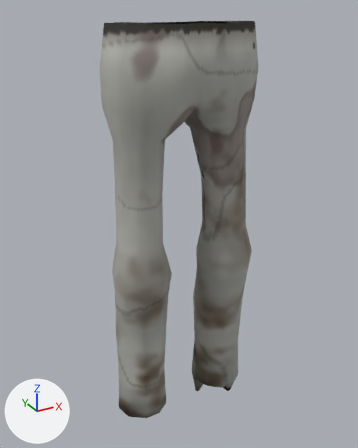
The Blender file assets/models/human_elder_male/human_elder_male_thin.blend as it was, and as the next commit left it.
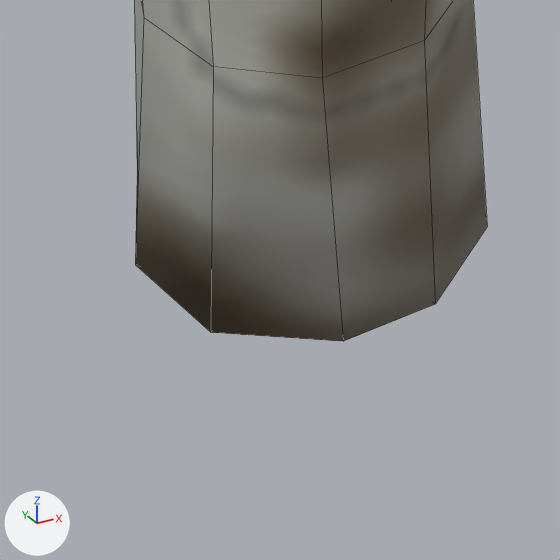
The first picture shows the older version from a camera (50 mm lens) standing at (-0.422, -0.76, 0.919) and looking at (0.008, 0.02, 0.529). The close-ups show the older and then the newer version on the part from 28% to 49% of the width and 83% to 100% of the height of that picture. Only the edits that show in the close-ups are written down. Arrows for +X, +Y and +Z are at lower left; the lights stay in place. The close-ups show mesh edges as thin lines. The same objects are shown in both versions, whatever each file hides.

The first close-up shows 'Cloth_ghost_white_m_trousers'.
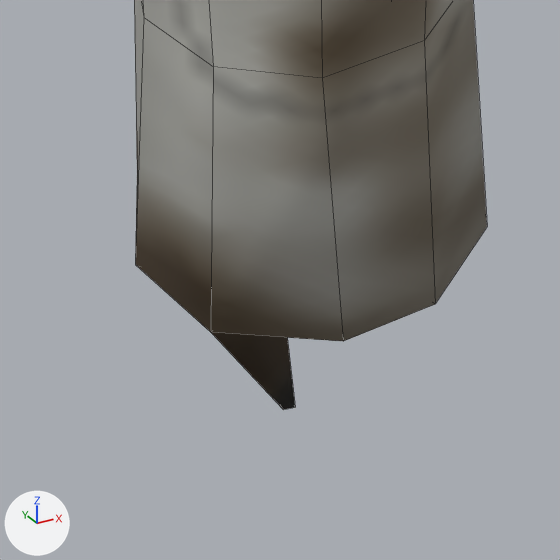
Changed parts and their boxes [x1, y1, x2, y2] in the close-ups (560 x 560 px; the box of a moved part takes in the faces that stretch with it):
'Cloth_ghost_white_m_trousers', reshaped: before [134, 0, 487, 341]; after [134, 0, 487, 410]
part 1 of me_cloth_ghost_white_m_trousers, moved or reshaped (not visible before): after [211, 332, 295, 410]

The change, as a diff of the scene's bpy script:
```diff
--- a/assets/models/human_elder_male/human_elder_male_thin.blend.py
+++ b/assets/models/human_elder_male/human_elder_male_thin.blend.py
@@ me_cloth_ghost_white_m_trousers @@
 # used by ob_cloth_ghost_white_m_trousers; location = (0.0, 0.0, 0.0)
 # verts and faces of me_cloth_ghost_white_m_trousers; kept vertices keep their numbers, new ones are numbered from 264
 # before: 210 (-0.145, 0.008, 0.142) at pixel (135, 264), 218 (-0.137, -0.027, 0.143) at pixel (210, 332), 220 (-0.114, 0.031, 0.098), 257 (-0.108, -0.01, 0.141), 258 (-0.111, 0.003, 0.141)
 # before: 260 (-0.109, 0.027, 0.095)
-me_cloth_ghost_white_m_trousers.from_pydata(...)  # 264 vertices, 245 faces; spans x -0.146..0.146, y -0.079..0.087, z 0.08..0.897
+me_cloth_ghost_white_m_trousers.from_pydata(...)  # 265 vertices, 246 faces; spans x -0.146..0.146, y -0.079..0.087, z 0.08..0.897
+# me_cloth_ghost_white_m_trousers part 1
+delete_vertices([258])  # with the faces that use them
+verts[264] = (-0.116, -0.028, 0.105)  # pixel (283, 409)
+verts[265] = (-0.111, -0.025, 0.101)  # pixel (295, 407)
+faces += [(210, 220, 264, 218), (220, 260, 265, 264), (218, 264, 265, 257)]
+# other edits to the shape of me_cloth_ghost_white_m_trousers do not show in these pictures
 me_cloth_ghost_white_m_trousers.materials.append(mat_cloth_elder_male_ghost_white_m_trousers)
```
